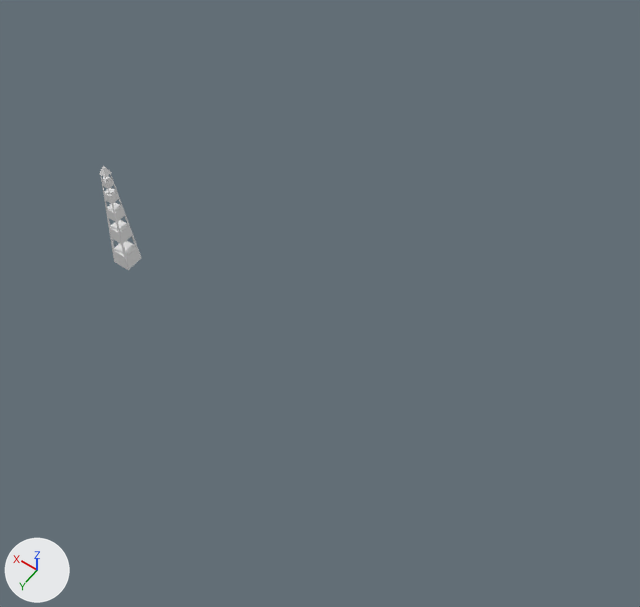
A saved change to the Blender file files/Meshes.blend.
Before and after are seen from a 50 mm camera at (-51.0, 37.3, 69.4) aimed at (-20.1, -5.9, 1.6). The axes (+X, +Y, +Z) are drawn at lower left. The lights are the same throughout.

Script lines for the objects in view, before the commit:
```python
ob_chimney = bpy.data.objects.new('Chimney', me_cylinder_001)
ob_chimney.location = (0.0, -22.7, 0.0)
ob_cube = bpy.data.objects.new('Cube', me_cube)
ob_cube.location = (0.0, 0.0, 0.0)
ob_skyscraper_001 = bpy.data.objects.new('Skyscraper.001', me_plane_335)
ob_skyscraper_001.location = (8.0, -20.9, 0.0)
ob_skyscraper_002 = bpy.data.objects.new('Skyscraper.002', me_plane_010)
ob_skyscraper_002.location = (13.5, -21.8, 0.0)
ob_skyscraper_005 = bpy.data.objects.new('Skyscraper.005', me_plane_261)
ob_skyscraper_005.location = (-15.3, -22.4, 0.3)
ob_skyscraper_008 = bpy.data.objects.new('Skyscraper.008', me_plane_004)
ob_skyscraper_008.location = (5.0, -17.2, -3.5)
ob_skyscraper_009 = bpy.data.objects.new('Skyscraper.009', me_plane_005)
ob_skyscraper_009.location = (3.5, -17.8, -3.5)
ob_skyscraper_010 = bpy.data.objects.new('Skyscraper.010', me_plane_006)
ob_skyscraper_010.location = (3.5, -17.8, -3.5)
ob_skyscraper_019 = bpy.data.objects.new('Skyscraper.019', me_plane_021)
ob_skyscraper_019.location = (3.5, -17.8, -3.6)
```
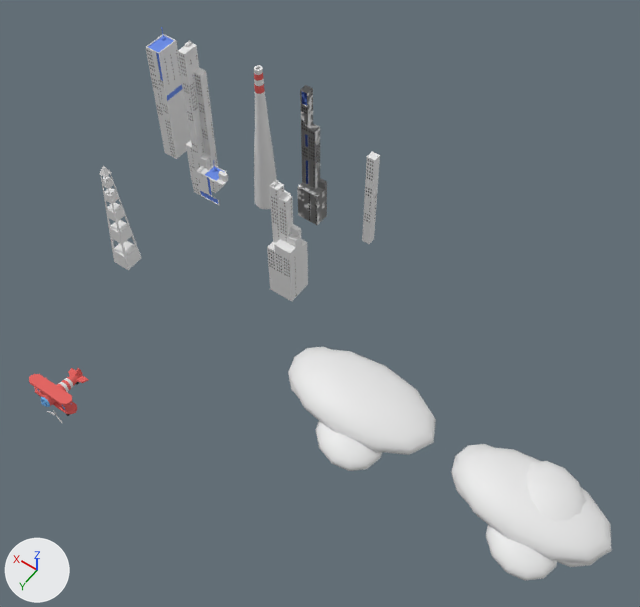
Where the newer file only moved an object's origin or applied its transform, the numbers keep the older frame.

Patch to the scene script:
```diff
--- a/files/Meshes.blend.py
+++ b/files/Meshes.blend.py
@@ ob_chimney @@
 ob_chimney.location = (0.0, -22.7, 0.0)
-ob_chimney.hide_set(True)
@@ ob_skyscraper_019 @@
 ob_skyscraper_019.location = (3.5, -17.8, -3.6)
-ob_skyscraper_019.hide_set(True)
@@ ob_skyscraper_010 @@
 ob_skyscraper_010.location = (3.5, -17.8, -3.5)
-ob_skyscraper_010.hide_set(True)
@@ ob_skyscraper_009 @@
 ob_skyscraper_009.location = (3.5, -17.8, -3.5)
-ob_skyscraper_009.hide_set(True)
@@ ob_skyscraper_008 @@
 ob_skyscraper_008.location = (5.0, -17.2, -3.5)
-ob_skyscraper_008.hide_set(True)
@@ ob_skyscraper_001 @@
 ob_skyscraper_001.location = (8.0, -20.9, 0.0)
-ob_skyscraper_001.hide_set(True)
@@ ob_skyscraper_002 @@
 ob_skyscraper_002.location = (13.5, -21.8, 0.0)
-ob_skyscraper_002.hide_set(True)
@@ ob_skyscraper_005 @@
 ob_skyscraper_005.location = (-15.3, -22.4, 0.3)
-ob_skyscraper_005.hide_set(True)
@@ ob_skyscraper_004 @@
 ob_skyscraper_004.location = (-11.7, -11.6, 0.9)
-ob_skyscraper_004.hide_set(True)
@@ ob_skyscraper_003 @@
 ob_skyscraper_003.location = (-4.3, -26.1, 0.7)
-ob_skyscraper_003.hide_set(True)
@@ ob_planewingdown @@
 ob_planewingdown.scale = (1.0, 0.737, 0.1)
-ob_planewingdown.hide_set(True)
@@ ob_tail @@
 ob_tail.location = (-6.1, 13.6, 1.0)
-ob_tail.hide_set(True)
@@ ob_planebody @@
 ob_planebody.location = (-6.7, 16.0, 1.3)
-ob_planebody.hide_set(True)
@@ ob_planewingup @@
 ob_planewingup.scale = (1.0, 0.737, 0.1)
-ob_planewingup.hide_set(True)
@@ ob_cloud_002 @@
 ob_cloud_002.scale = (0.01, 0.01, 0.01)
-ob_cloud_002.hide_set(True)
@@ ob_cloud_001 @@
 ob_cloud_001.scale = (0.01, 0.01, 0.01)
-ob_cloud_001.hide_set(True)
@@ ob_skyscraper_020 @@
 ob_skyscraper_020.location = (2.0, -17.5, -3.0)
-ob_skyscraper_020.hide_set(True)
```

Where the change shows, as pixel boxes [x1, y1, x2, y2] in the pictures (640 x 607 px):
'Cloud.002', shown: after [451, 444, 612, 580]
'Cloud.001', shown: after [288, 347, 436, 471]
'Skyscraper.002', shown: after [146, 27, 191, 159]
'Skyscraper.004', shown: after [267, 180, 308, 301]
'Skyscraper.001', shown: after [178, 41, 226, 193]
'Skyscraper.003', shown: after [297, 85, 327, 225]
'Chimney', shown: after [254, 65, 277, 209]
'Skyscraper.005', shown: after [362, 152, 380, 244]
'PlaneWingUp', shown (red): after [29, 374, 72, 405]
'PlaneBody', shown: after [41, 373, 83, 407]
'PlaneWingDown', shown: after [34, 387, 77, 414]
'Tail', shown: after [68, 368, 89, 383]
'Skyscraper.020', shown: after [218, 171, 228, 183]
'Skyscraper.019', shown: after [209, 160, 221, 174]
'Skyscraper.008', shown: after [197, 166, 208, 174]
'Skyscraper.009', shown: after [203, 170, 215, 178]
'Skyscraper.010', shown: after [210, 174, 219, 181]
